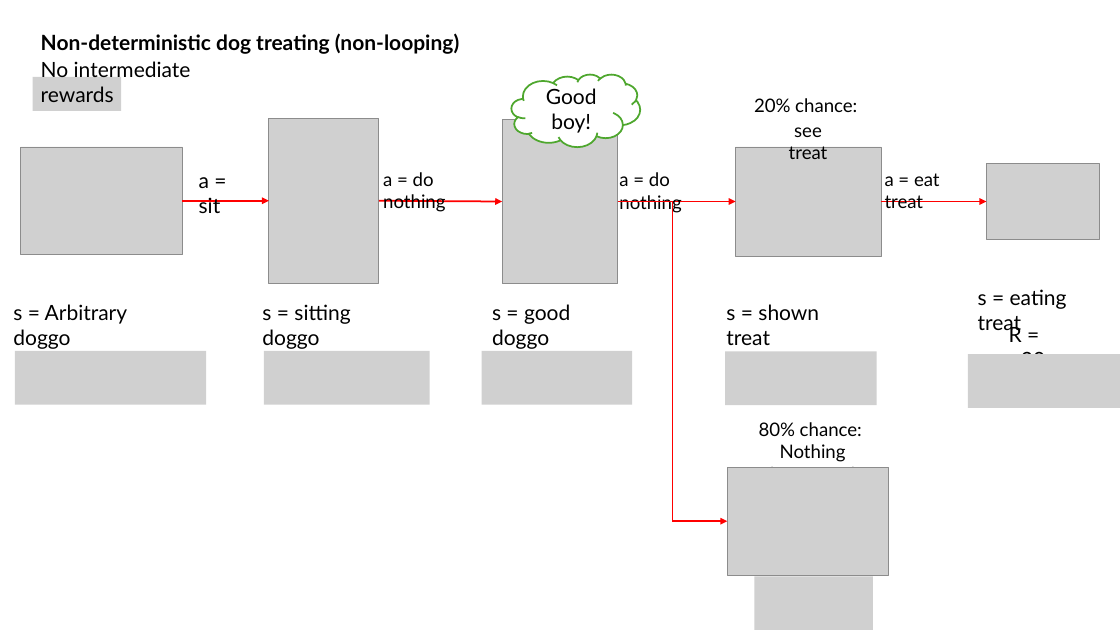
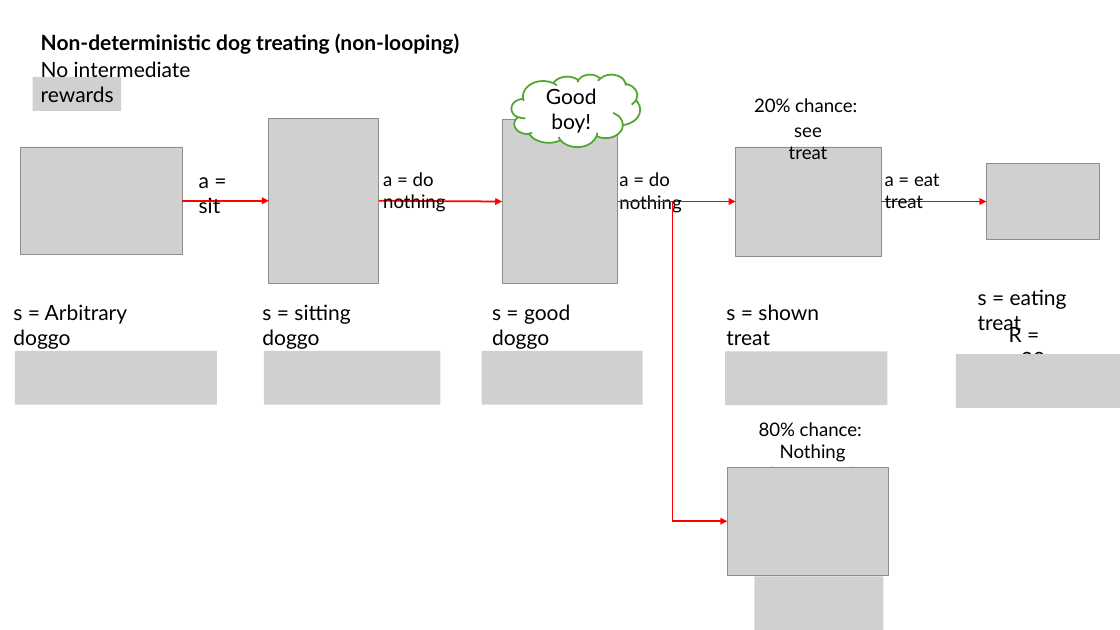
Before and after one commit to MohammadHHasan2/ME4452, a slide deck: slide 2 of Class_Notes/Dog_Treating_Is_Hard_Science.pptx. Drawn at 1120x630 pixels with LibreOffice and Linux fonts; fonts in the diff are those of the drawing; grey boxes stand for pictures. Boxes give left, top, right and bottom in pixels: in the first picture for what was removed or moved away, otherwise in the second. Text is boxed around its words. In the diff, an @@ line names an element or a change of style, - is before the commit and + after.

```diff
--- a/Class_Notes/Dog_Treating_Is_Hard_Science.pptx
+++ b/Class_Notes/Dog_Treating_Is_Hard_Science.pptx
@@ picture: place and size @@
-picture at [15,351,207,405]
+picture at [15,351,217,405]
@@ picture: place and size @@
-picture at [264,351,429,405]
+picture at [264,351,440,405]
@@ picture: place and size @@
-picture at [481,351,632,405]
+picture at [481,351,643,405]
@@ picture: place and size @@
-picture at [725,351,877,405]
+picture at [725,351,887,405]
@@ picture: place and size @@
-picture at [968,355,1120,408]
+picture at [956,355,1120,408]
@@ picture: place and size @@
-picture at [755,576,873,630]
+picture at [755,576,884,630]
```
Also in this commit, not shown: 4 other slides changed.
